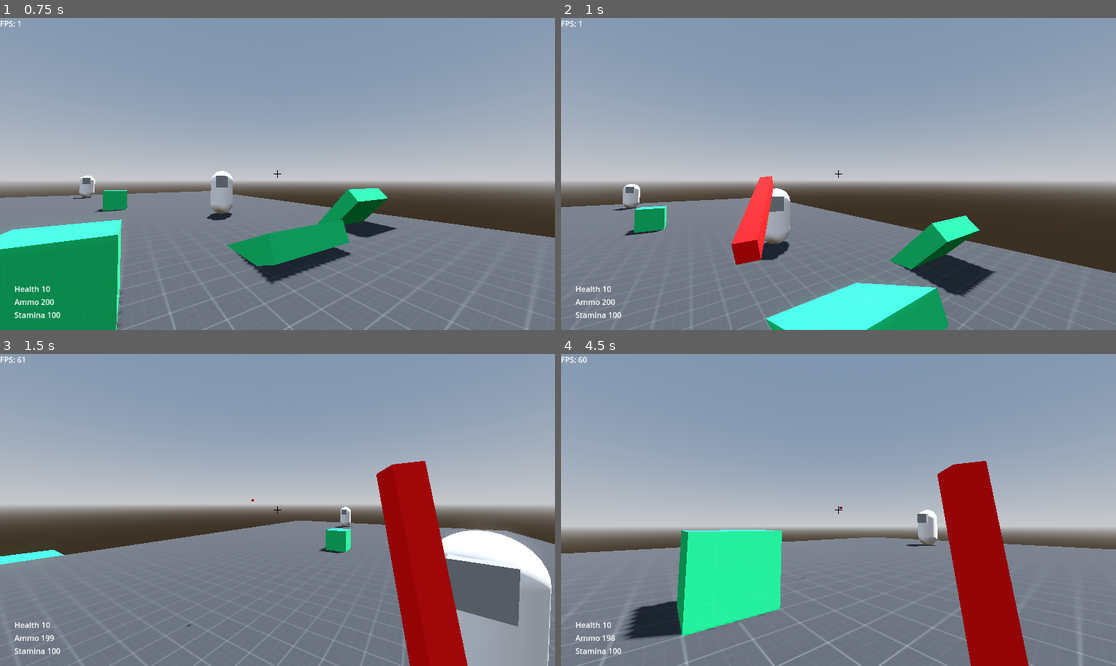
Above: before the commit, frames 1-4 (two rows, left to right).
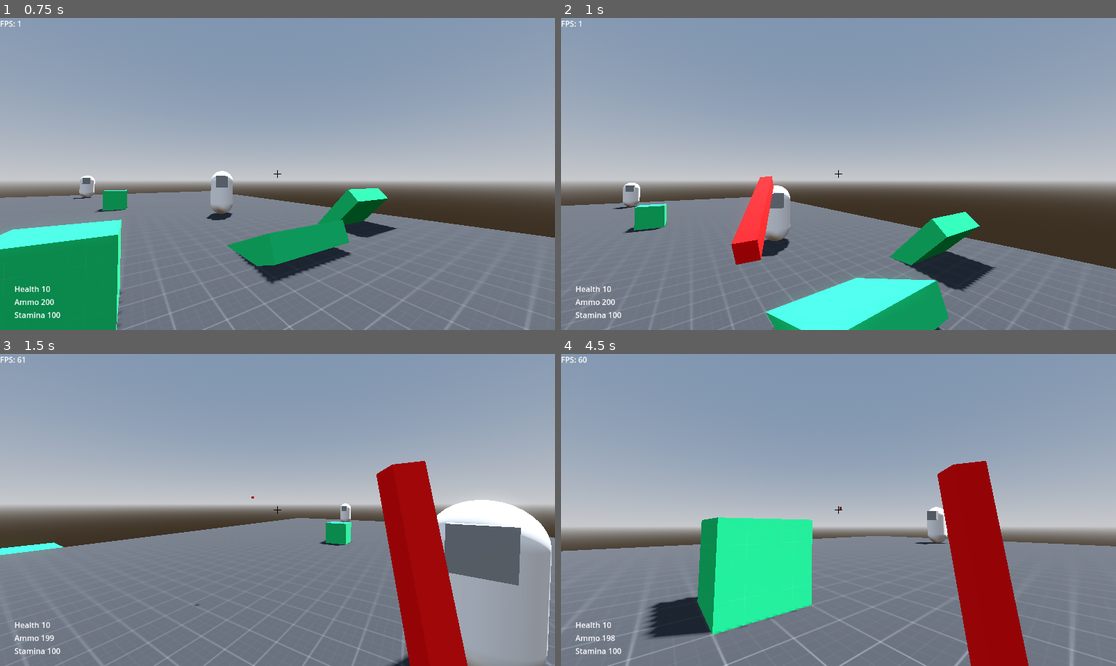
Above: after the commit, the same moments.

Repository: CXVMNER/Im_sim
Game: Godot game, scene res://scenes/level_01.tscn
The game is run twice, just before and just after one commit, with the same random seed, the same clock (stepped at 60 frames per second) and the same inputs.
Inputs (mouse positions are in pixels of both pictures, inside the frame that each line leads up to):
- Up to frame 1 (0.75 s): move the mouse to (305, 174) at 0.52 s; press the mouse at (305, 174) at 0.53 s; hold W (move_forward) from 0.53 s (still down)
- Up to frame 2 (1 s): keep holding W (move_forward); tap Space (jump) at 0.77 s
- Up to frame 3 (1.5 s): keep holding W (move_forward); move the mouse to (249, 510) at 1.27 s; release the mouse at (249, 510) at 1.28 s; right-click (249, 510) at 1.35 s
- Up to frame 4 (4.5 s): keep holding W (move_forward); tap Space (jump) at 1.52, 3.02, 3.77 s; move the mouse to (849, 503) at 2.02 s; hold Ctrl (crouch) 2.03-2.78 s; move the mouse to (832, 516) at 2.77 s; tap Shift (sprint) at 2.85 s; move the mouse to (877, 513) at 3.52 s; press the mouse at (877, 513) at 3.53 s; move the mouse to (794, 506) at 4.27 s; release the mouse at (794, 506) at 4.28 s; right-click (794, 506) at 4.35 s

Frame 1 is identical in both runs. In frame 2, 3.3% of the frame differs, in the area x 0-100%, y 52-100%; in frame 3, 7.5%, in the area x 0-100%, y 45-100%; in frame 4, 7.0%.

Commit message:
Minor changes

Diff:
--- a/scripts/fpp_controller.gd
+++ b/scripts/fpp_controller.gd
@@ -15,7 +15,7 @@
 const WALK_SPEED = 5.0
 const SPRINT_SPEED = 8.0
 const CROUCH_SPEED = 3.0
-const JUMP_VELOCITY = 4.5
+const JUMP_VELOCITY = 4.0
 const SENSITIVITY = 0.01
 
 const AIR_CONTROL_FACTOR = 0.3  # Controls how much air movement is allowed (0 = no control, 1 = full control)
Not shown: 1 places in scenes/bullet.tscn that only renumber resources
Not shown: 1 places in scenes/fpp_controller.tscn that only renumber resources
